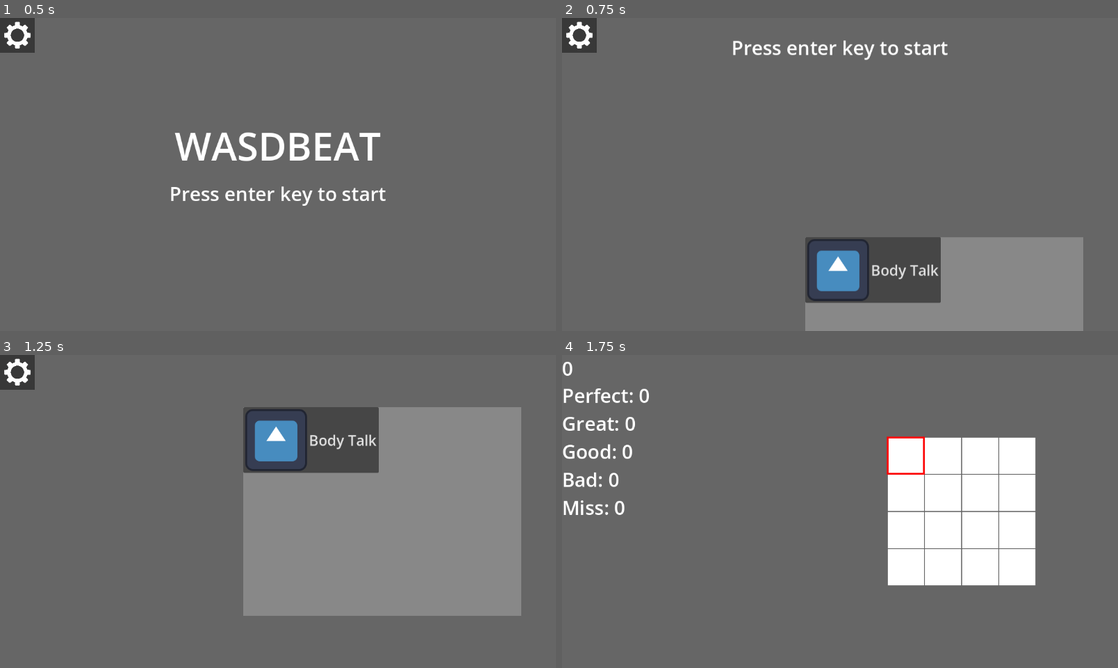
Above: before the commit, frames 1-4 (two rows, left to right).
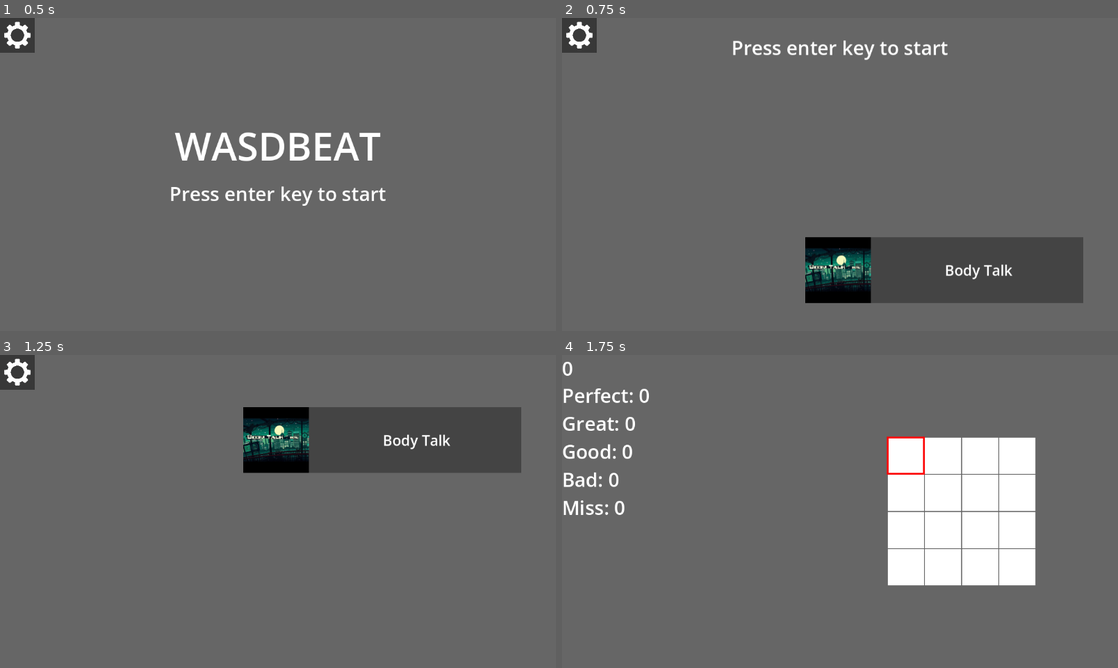
Above: after the commit, the same moments.

Repository: yislDev/252RCOSE45700
Game: Godot game, scene res://scenes/lobby/lobby_ui.tscn
Same seed, same stepped clock (60 frames per second), same inputs: the game is played once before the commit and once after it. The engine's default icon, where the game draws it, is replaced by a stand-in: a white triangle on a blue panel in a dark square.
Inputs (mouse positions are in pixels of both pictures, inside the frame that each line leads up to):
- Up to frame 1 (0.5 s): no input
- Up to frame 2 (0.75 s): tap Enter (key_enter) at 0.5, 0.6 s; hold Right (key_right) from 0.53 s (still down)
- Up to frame 3 (1.25 s): keep holding Right (key_right)
- Up to frame 4 (1.75 s): release Right (key_right) at 1.25 s; click (873, 439) at 1.25 s, where only the run before the commit has a clickable "Body Talk"

Frame 1 is identical in both runs. In frame 2, 13% of the frame differs, in the area x 43-94%, y 70-100%; in frame 3, 31%, in the area x 43-94%, y 16-84%; in frame 4, nothing differs.

Commit message:
offset applied & stage button scroll

Diff:
--- a/wasdbeat/save/options.gd
+++ b/wasdbeat/save/options.gd
@@ -3,11 +3,11 @@
 
 const PATH := "res://save/options.tres"
 
-@export var master_volume: int = 0
-@export var music_volume: int = 0
-@export var effect_volume: int = 0
+@export var master_volume: int = 100
+@export var music_volume: int = 100
+@export var effect_volume: int = 100
 @export var input_offset: int = 0
-@export var music_offset: int = 0
+@export var note_offset: int = 0
 
 func save_data() -> void:
 	ResourceSaver.save(self,PATH)
--- a/wasdbeat/save/options.tres
+++ b/wasdbeat/save/options.tres
@@ -1,11 +1,11 @@
 [gd_resource type="Resource" script_class="Options" load_steps=2 format=3]
 
-[ext_resource type="Script" path="res://save/options.gd" id="1_dq8y3"]
+[ext_resource type="Script" path="res://save/options.gd" id="1_andc2"]
 
 [resource]
-script = ExtResource("1_dq8y3")
-master_volume = 0
+script = ExtResource("1_andc2")
+master_volume = 100
 music_volume = 100
 effect_volume = 100
 input_offset = 0
-music_offset = 0
+note_offset = 0
--- /dev/null
+++ b/wasdbeat/save/score_save.gd
@@ -0,0 +1,16 @@
+extends Resource
+class_name ScoreSaveData
+
+const PATH := "res://save/score_save.tres"
+
+@export var score_dict: Dictionary
+
+func save_data() -> void:
+	ResourceSaver.save(self,PATH)
+
+func load_data() -> ScoreSaveData:
+	if not ResourceLoader.exists(PATH):
+		save_data()
+
+	var res := ResourceLoader.load(PATH)
+	return res as ScoreSaveData
--- /dev/null
+++ b/wasdbeat/save/score_save.tres
@@ -0,0 +1,7 @@
+[gd_resource type="Resource" script_class="ScoreSaveData" load_steps=2 format=3]
+
+[ext_resource type="Script" path="res://save/score_save.gd" id="1_a1r5i"]
+
+[resource]
+script = ExtResource("1_a1r5i")
+score_dict = {}
--- a/wasdbeat/scenes/game_started/game.gd
+++ b/wasdbeat/scenes/game_started/game.gd
@@ -49,8 +49,15 @@
 
 var second_per_beat: float = 1.0
 
+var options: Options = null
+var option_note_appearance_offset: float = 0.0
+var option_input_offset: float = 0.0
 # Called when the node enters the scene tree for the first time.
 func _ready() -> void:
+	options = Options.new().load_data()
+	option_input_offset = float(options.input_offset) / 100
+	option_note_appearance_offset = float(options.note_offset) / 100
+
 	time_game_playing = -TIME_PLAYER_READY
 	player_location = Vector2(0,0)
 	player_index = 0
@@ -88,7 +95,7 @@
 	score_of_perfect = 1000000 / note_count
 
 	for i in music_note_list:
-		note_queue[i.panel].append(i.time * second_per_beat + music_offset)
+		note_queue[i.panel].append(i.time * second_per_beat + music_offset + option_note_appearance_offset)
 		#print(i.panel, i.time)
 
 	var audio_manager: AudioManager = load("res://scenes/music/Audio/audio_manager.tscn").instantiate() as AudioManager
@@ -133,7 +140,7 @@
 	for i in range(16):
 		if (not note_current[i].is_empty()):
 			while((not note_current[i].is_empty()) \
-			and (time_game_playing - note_current[i][0] >= TIME_NOTE_TOO_LATE)):
+			and (time_game_playing - note_current[i][0] + option_input_offset >= TIME_NOTE_TOO_LATE)):
 				note_current[i].pop_front()
 				score_count[4] += 1
 
@@ -183,7 +190,7 @@
 	print(note_current[player_index])
 
 	if (not note_current[player_index].is_empty()):
-		cur_note_timing = time_at_input - note_current[player_index].pop_front()
+		cur_note_timing = time_at_input + option_input_offset - note_current[player_index].pop_front()
 		print(cur_note_timing)
 		if (abs(cur_note_timing) <= TIME_PERFECT):
 			note_score = NOTE_SCORE.PERFECT
--- a/wasdbeat/scenes/lobby/lobby_select.gd
+++ b/wasdbeat/scenes/lobby/lobby_select.gd
@@ -1,8 +1,26 @@
 extends Node2D
 class_name LobbySelect
 
+var stage_list: Array[Dictionary] = [
+	{	"music_name": "Body Talk",
+		"stage_path": "res://scenes/music/music_scene/body_talk.tscn",
+		"image_path": "res://resources/music/M2U/artworks-XQlk1klbagsZ74zz-nyIdaQ-t500x500.png"}
+	#end of stages
+]
+
 # Called when the node enters the scene tree for the first time.
+var button_generated: StageButton = null
+var score_save_data: ScoreSaveData = null
+var high_score: float = 0.0
 func _ready() -> void:
+	score_save_data = ScoreSaveData.new().load_data()
+	for i in stage_list:
+		if not score_save_data.score_dict.get(i.music_name):
+			high_score = 0
+		else:
+			high_score = score_save_data.score_dict[i.music_name]
+		button_generated = StageButtonGenerator.generate(i.music_name, i.stage_path, i.image_path, high_score)
+		$LobbySelectBackground/StageContainer/StageVContainer.add_child(button_generated)
 	pass # Replace with function body.
 
 
@@ -16,10 +34,11 @@
 	tween.tween_property(self, "position", Vector2(0,0), 0.5)
 	pass # Replace with function body.
 
-
+'''
 func _on_button_pressed() -> void:
 	StageLoad.path = "res://scenes/music/music_scene/body_talk.tscn"
 	StageLoad.score = 0
 	StageLoad.music_name = "Body Talk"
 	get_tree().change_scene_to_file("res://scenes/game_started/game_ui.tscn")
 	pass # Replace with function body.
+'''
--- a/wasdbeat/scenes/lobby/lobby_select.tscn
+++ b/wasdbeat/scenes/lobby/lobby_select.tscn
@@ -1,7 +1,6 @@
-[gd_scene load_steps=3 format=3 uid="uid://de7c4ypug3da4"]
+[gd_scene load_steps=2 format=3 uid="uid://de7c4ypug3da4"]
 
 [ext_resource type="Script" path="res://scenes/lobby/lobby_select.gd" id="1_dl6rc"]
-[ext_resource type="Texture2D" uid="uid://cdwtsae0eycif" path="res://icon.svg" id="2_l5uyd"]
 
 [node name="LobbySelect" type="Node2D"]
 script = ExtResource("1_dl6rc")
@@ -22,15 +21,5 @@
 horizontal_scroll_mode = 0
 metadata/_edit_lock_ = true
 
-[node name="StageContainerBackground" type="ColorRect" parent="LobbySelectBackground/StageContainer"]
-custom_minimum_size = Vector2(576, 432)
+[node name="StageVContainer" type="VBoxContainer" parent="LobbySelectBackground/StageContainer"]
 layout_mode = 2
-color = Color(0.533333, 0.533333, 0.533333, 1)
-
-[node name="Button" type="Button" parent="LobbySelectBackground/StageContainer"]
-layout_mode = 2
-theme_override_font_sizes/font_size = 30
-text = "Body Talk"
-icon = ExtResource("2_l5uyd")
-
-[connection signal="pressed" from="LobbySelectBackground/StageContainer/Button" to="." method="_on_button_pressed"]
--- a/wasdbeat/scenes/lobby/offset_box.gd
+++ b/wasdbeat/scenes/lobby/offset_box.gd
@@ -5,13 +5,13 @@
 signal change_offset(offset: float)
 
 func _on_button_left_pressed() -> void:
-	offset -= 10
+	offset -= 1
 	change_offset.emit(offset)
 	pass # Replace with function body.
 
 
 func _on_button_right_pressed() -> void:
-	offset += 10
+	offset += 1
 	change_offset.emit(offset)
 	pass # Replace with function body.
 
--- a/wasdbeat/scenes/lobby/offset_text.gd
+++ b/wasdbeat/scenes/lobby/offset_text.gd
@@ -1,4 +1,4 @@
 extends Label
 
-func change_text(offset: float) -> void:
-	self.text = "%.2f" % offset
+func change_text(offset: int) -> void:
+	self.text = "%.2f" % (float(offset) / 100)
--- a/wasdbeat/scenes/lobby/option.gd
+++ b/wasdbeat/scenes/lobby/option.gd
@@ -16,8 +16,8 @@
 	AudioServer.set_bus_volume_db(AudioServer.get_bus_index("SFX"),linear_to_db(float($SoundEffectSlider.value))/100)
 	$InputOffsetBox.offset = option_data.input_offset
 	$InputOffsetBox.change_offset_fun()
-	$MusicOffsetBox.offset = option_data.music_offset
-	$MusicOffsetBox.change_offset_fun()
+	$NoteOffsetBox.offset = option_data.note_offset
+	$NoteOffsetBox.change_offset_fun()
 	pass
 
 
@@ -27,7 +27,7 @@
 	option_data.music_volume = $MusicSlider.value
 	option_data.effect_volume = $SoundEffectSlider.value
 	option_data.input_offset = $InputOffsetBox.offset
-	option_data.music_offset = $MusicOffsetBox.offset
+	option_data.note_offset = $NoteOffsetBox.offset
 	option_data.save_data()
 	option_done.emit()
 	pass # Replace with function body.
--- a/wasdbeat/scenes/lobby/option.tscn
+++ b/wasdbeat/scenes/lobby/option.tscn
@@ -186,19 +186,19 @@
 scale = Vector2(0.8, 0.8)
 metadata/_edit_lock_ = true
 
-[node name="MusicOffsetText" type="Label" parent="."]
+[node name="NoteOffsetText" type="Label" parent="."]
 layout_mode = 0
 offset_left = 576.0
 offset_top = 463.0
 offset_right = 878.0
 offset_bottom = 533.0
 theme_override_font_sizes/font_size = 50
-text = "Music Offset
-"
-metadata/_edit_lock_ = true
-
-[node name="MusicOffsetBox" parent="." instance=ExtResource("5_rghqd")]
-position = Vector2(900, 473)
+text = "Note Offset
+"
+metadata/_edit_lock_ = true
+
+[node name="NoteOffsetBox" parent="." instance=ExtResource("5_rghqd")]
+position = Vector2(880, 473)
 scale = Vector2(0.8, 0.8)
 metadata/_edit_lock_ = true
 
--- /dev/null
+++ b/wasdbeat/scenes/lobby/stage_button.gd
@@ -0,0 +1,24 @@
+extends Node2D
+class_name StageButton
+
+var stage_name: String = ""
+var stage_high_score: float = 0.0
+var stage_path: String = ""
+
+func set_stage_name(name: String) -> void:
+	$StageName.text = name
+
+func set_stage_image(path: String) -> void:
+	$StageImage.texture = load(path)
+
+func set_stage_high_score(score: float) -> void:
+	stage_high_score = score
+
+func set_stage_path(path: String) -> void:
+	stage_path = path
+
+func button_pressed() -> void:
+	StageLoad.path = stage_path
+	StageLoad.score = 0
+	StageLoad.music_name = stage_name
+	get_tree().change_scene_to_file("res://scenes/game_started/game_ui.tscn")
--- /dev/null
+++ b/wasdbeat/scenes/lobby/stage_button.tscn
@@ -0,0 +1,64 @@
+[gd_scene load_steps=14 format=3 uid="uid://73lmda2hvxdg"]
+
+[ext_resource type="Script" path="res://scenes/lobby/stage_button.gd" id="1_13n7v"]
+[ext_resource type="Texture2D" uid="uid://d4j65oiawc1wu" path="res://resources/music/M2U/artworks-XQlk1klbagsZ74zz-nyIdaQ-t500x500.png" id="2_vayi7"]
+
+[sub_resource type="StyleBoxEmpty" id="StyleBoxEmpty_5on45"]
+
+[sub_resource type="StyleBoxEmpty" id="StyleBoxEmpty_o3wu2"]
+
+[sub_resource type="StyleBoxEmpty" id="StyleBoxEmpty_v75e8"]
+
+[sub_resource type="StyleBoxEmpty" id="StyleBoxEmpty_31jft"]
+
+[sub_resource type="StyleBoxEmpty" id="StyleBoxEmpty_g75p6"]
+
+[sub_resource type="StyleBoxEmpty" id="StyleBoxEmpty_v8reb"]
+
+[sub_resource type="StyleBoxEmpty" id="StyleBoxEmpty_6nmgk"]
+
+[sub_resource type="StyleBoxEmpty" id="StyleBoxEmpty_rueoi"]
+
+[sub_resource type="StyleBoxEmpty" id="StyleBoxEmpty_v1xoq"]
+
+[sub_resource type="StyleBoxEmpty" id="StyleBoxEmpty_upptf"]
+
+[sub_resource type="StyleBoxEmpty" id="StyleBoxEmpty_833j2"]
+
+[node name="StageButton" type="Node2D"]
+script = ExtResource("1_13n7v")
+
+[node name="StageButtonBackground" type="ColorRect" parent="."]
+offset_right = 584.0
+offset_bottom = 136.0
+color = Color(0.266667, 0.266667, 0.266667, 1)
+
+[node name="StageStart" type="Button" parent="."]
+offset_right = 584.0
+offset_bottom = 136.0
+theme_override_styles/focus = SubResource("StyleBoxEmpty_5on45")
+theme_override_styles/disabled_mirrored = SubResource("StyleBoxEmpty_o3wu2")
+theme_override_styles/disabled = SubResource("StyleBoxEmpty_v75e8")
+theme_override_styles/hover_pressed_mirrored = SubResource("StyleBoxEmpty_31jft")
+theme_override_styles/hover_pressed = SubResource("StyleBoxEmpty_g75p6")
+theme_override_styles/hover_mirrored = SubResource("StyleBoxEmpty_v8reb")
+theme_override_styles/hover = SubResource("StyleBoxEmpty_6nmgk")
+theme_override_styles/pressed_mirrored = SubResource("StyleBoxEmpty_rueoi")
+theme_override_styles/pressed = SubResource("StyleBoxEmpty_v1xoq")
+theme_override_styles/normal_mirrored = SubResource("StyleBoxEmpty_upptf")
+theme_override_styles/normal = SubResource("StyleBoxEmpty_833j2")
+
+[node name="StageName" type="Label" parent="."]
+offset_left = 136.0
+offset_right = 584.0
+offset_bottom = 136.0
+theme_override_font_sizes/font_size = 30
+text = "Body Talk"
+horizontal_alignment = 1
+vertical_alignment = 1
+
+[node name="StageImage" type="Sprite2D" parent="."]
+position = Vector2(68, 68)
+texture = ExtResource("2_vayi7")
+
+[connection signal="pressed" from="StageStart" to="." method="button_pressed"]
--- /dev/null
+++ b/wasdbeat/scenes/lobby/stage_button_generator.gd
@@ -0,0 +1,12 @@
+extends Node
+class_name StageButtonGenerator
+
+const stage_button = "res://scenes/lobby/stage_button.tscn"
+
+static func generate(music_name: String, stage_path: String, image_path: String, high_score: float) -> StageButton:
+	var inst: StageButton = preload(stage_button).instantiate() as StageButton
+	inst.set_stage_high_score(high_score)
+	inst.set_stage_image(image_path)
+	inst.set_stage_name(music_name)
+	inst.set_stage_path(stage_path)
+	return inst
--- a/wasdbeat/scenes/stage_end/stage_end.gd
+++ b/wasdbeat/scenes/stage_end/stage_end.gd
@@ -1,4 +1,6 @@
 extends Node2D
+
+var score_data: ScoreSaveData = null
 
 func _ready() -> void:
 	$ColorRect/NoteScores.text = ("	Perfect\t: %d
@@ -23,6 +25,14 @@
 	$ColorRect/Rank.text = rank
 	$ColorRect/Score.text = "Score : %d" % StageLoad.score
 
+	score_data = ScoreSaveData.new().load_data()
+	if score_data.score_dict.get(StageLoad.music_name):
+		score_data.score_dict[StageLoad.music_name] = max(StageLoad.score, score_data.score_dict[StageLoad.music_name])
+	else:
+		score_data.score_dict[StageLoad.music_name] = StageLoad.score
+	print(score_data.score_dict)
+	score_data.save_data()
+
 func _on_next_pressed() -> void:
 	get_tree().change_scene_to_file("res://scenes/lobby/lobby_ui.tscn")
 	pass # Replace with function body.
Binary file added: wasdbeat/resources/music/M2U/artworks-XQlk1klbagsZ74zz-nyIdaQ-t500x500.png
Not shown, added: wasdbeat/resources/music/M2U/artworks-XQlk1klbagsZ74zz-nyIdaQ-t500x500.png.import
